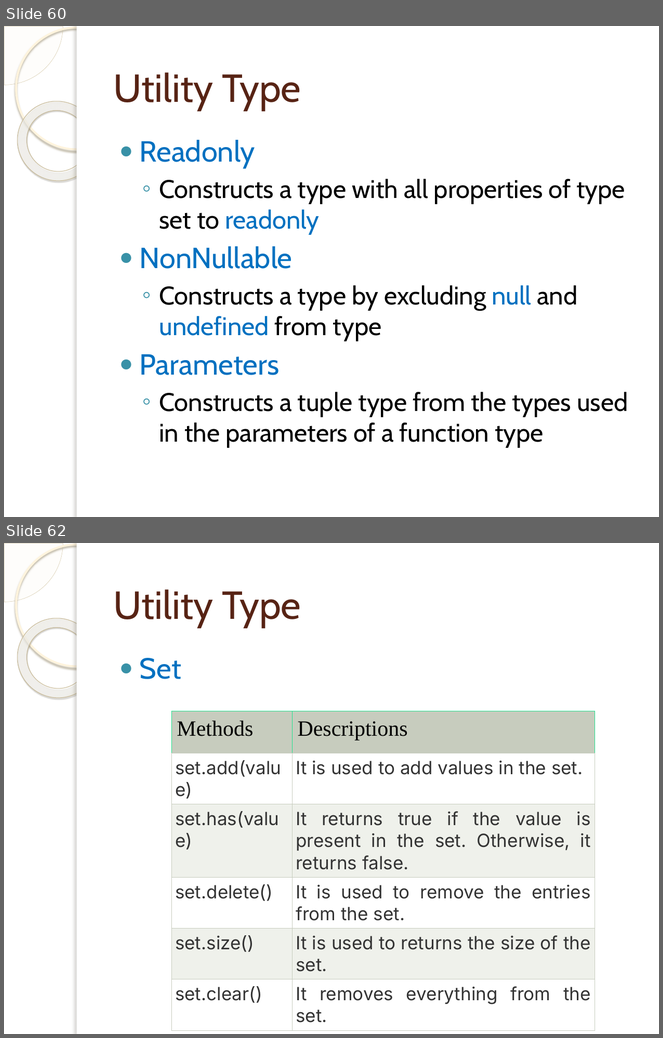
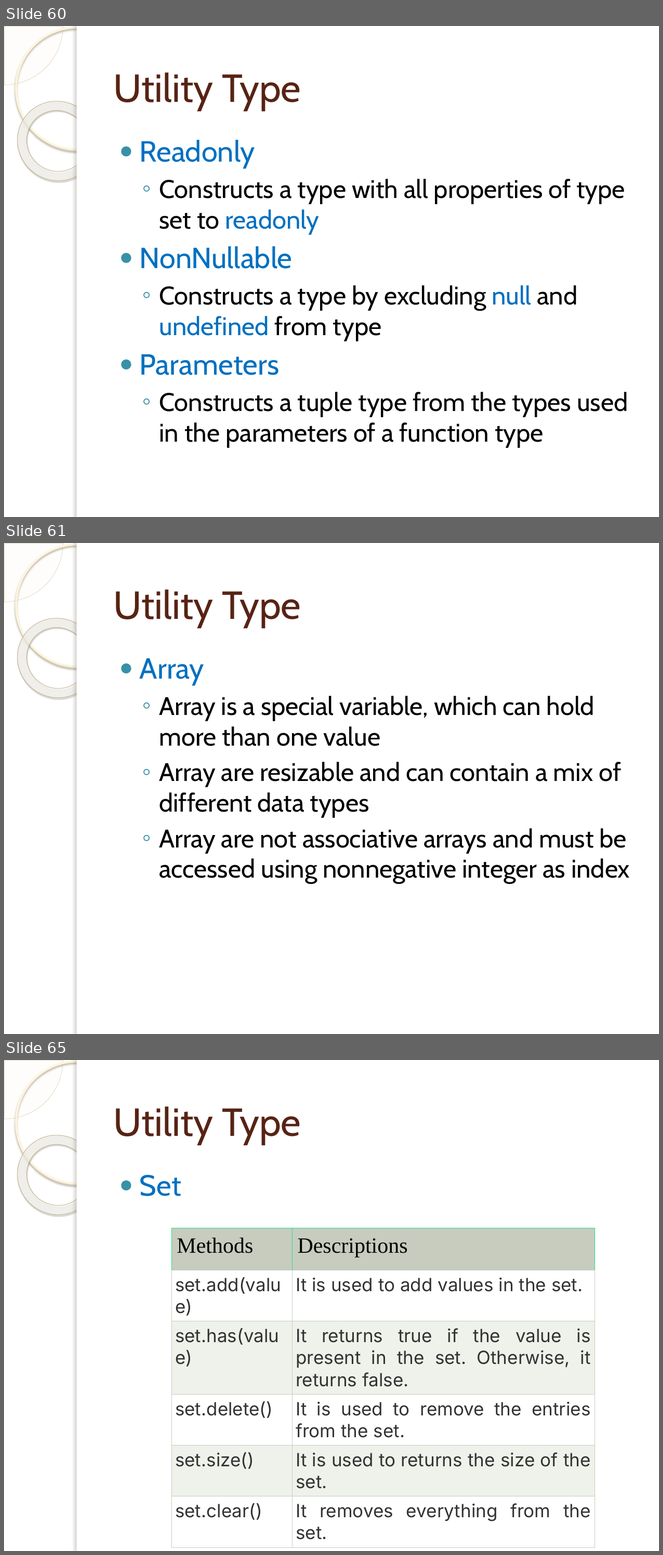
Before and after one commit to tassun/train-ts, a slide deck: Introduction to TypeScript.pptx. Shown one above the other, each under a label of ours: slides 60 and 62 before the commit, slides 60, 61 and 65 after it; the slides between them are not shown. The pictures are 663x1038 and 663x1555 pixels, drawn with LibreOffice and Linux fonts; fonts in the diff are those of the drawing; background and template pictures are left out. Boxes give left, top, right and bottom in pixels: in the first picture for what was removed or moved away, otherwise in the second. Text is boxed around its words. In the diff, an @@ line names an element or a change of style, - is before the commit and + after.

```diff
--- a/Introduction to TypeScript.pptx
+++ b/Introduction to TypeScript.pptx
@@ slide 61 added at <box>4,543,659,1034</box>, background picture (left out); not listed: 5 template elements that a slide beside it also shows @@
@@ title added at <box>113,589,301,627</box>, 43 pt, text #572314 @@
+Utility Type
@@ text added at <box>140,658,630,884</box>, 28 pt, text #000000 @@
+● Array
+  ◦ Array is a special variable, which can hold more than one value
+  ◦ Array are resizable and can contain a mix of different data types
+  ◦ Array are not associative arrays and must be accessed using nonnegative integer as index
@@ what was slide 62 is now slide 65 @@
```
Also in this commit, not shown: 3 slides changed, 5 other slides added, 1 other file.
